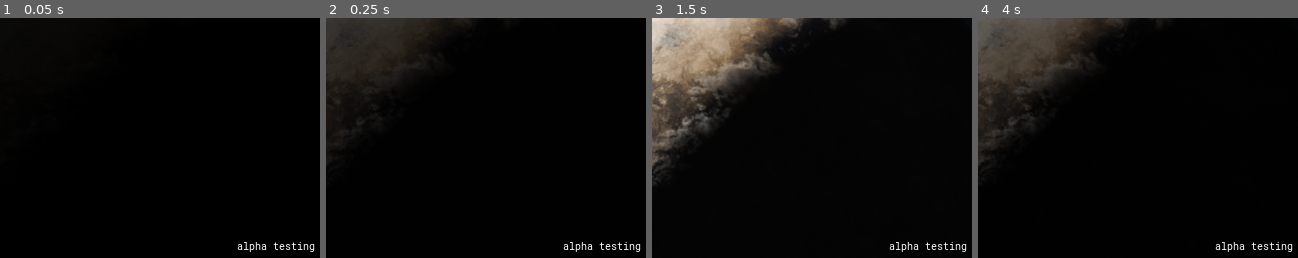
Above: before the commit, frames 1-4 (left to right).
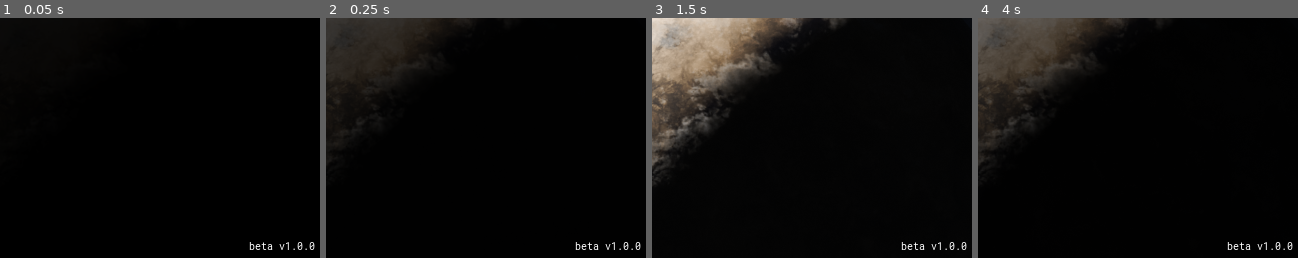
Above: after the commit, the same moments.

Repository: supereason333/exo-conquest
Game: Godot game, scene res://menu/main_menus/title_screen.tscn
Same seed, same stepped clock (60 frames per second), same inputs: the game is played once before the commit and once after it. The engine's default icon, where the game draws it, is replaced by a stand-in: a white triangle on a blue panel in a dark square. Sound files missing from this copy of the repository are replaced by a short silence.
Inputs (mouse positions are % of the whole screen's width and height, from its top left):
- Up to frame 1 (0.05 s): no input
- Up to frame 2 (0.25 s): no input
- Up to frame 3 (1.5 s): tap Enter at 0.5 s; move the mouse to (72, 45) at 0.52 s; hold S (cam_down) 0.53-1.25 s; click (72, 45) at 0.67 s; tap Space at 1.25 s; drag from (30, 55) to (45, 70) at 1.27 s
- Up to frame 4 (4 s): click "Host game" at 2 s; click (16, 33) at 2.77 s; type "12" at 2.85 s; click (84, 11) at 3 s; type "Alex" at 3.08 s; click "Back" at 3.5 s
The pictures show only the part of the screen within x 50-100%, y 50-100%; the shares and areas given below are measured in that part.

The runs differ from the first frame. In frame 1, 0.4% of the frame differs, in the area x 74-99%, y 93-98%; in frame 2, 0.4%; in frame 3, 0.4%; in frame 4, 0.4%.

Commit message:
fixed some issues

Diff:
--- a/menu/main_menus/title_screen.tscn
+++ b/menu/main_menus/title_screen.tscn
@@ -105,7 +105,7 @@
 [node name="Label" type="Label" parent="MarginContainer"]
 layout_mode = 2
 theme_override_font_sizes/font_size = 10
-text = "alpha testing"
+text = "beta v1.0.0"
 
 [node name="AnimationPlayer" type="AnimationPlayer" parent="."]
 
Not shown, changed: export_presets.cfg
